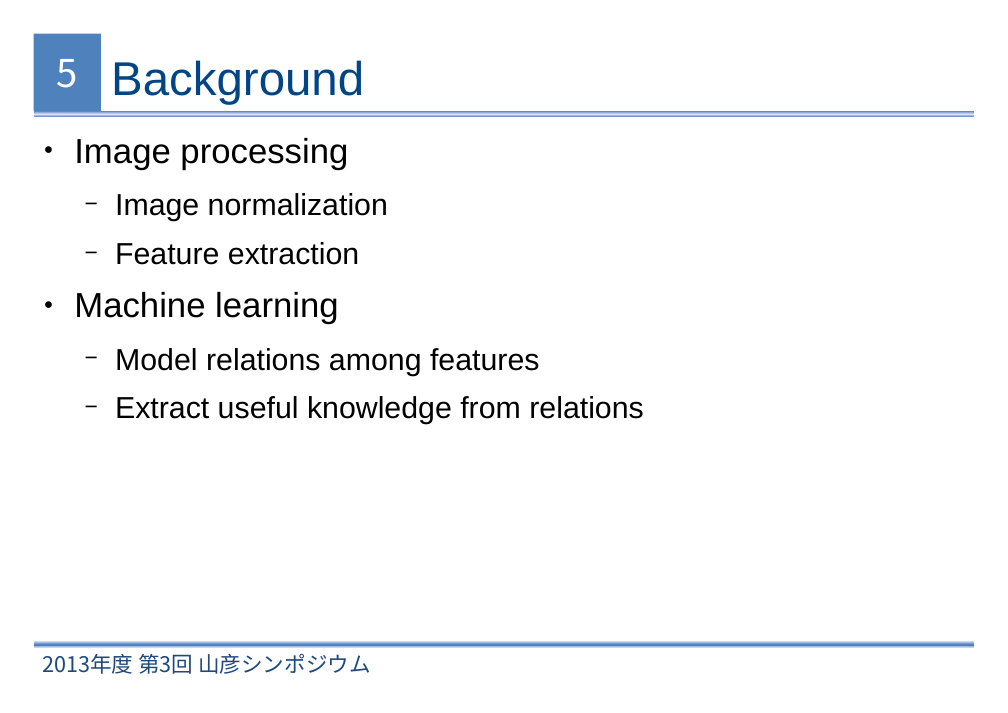
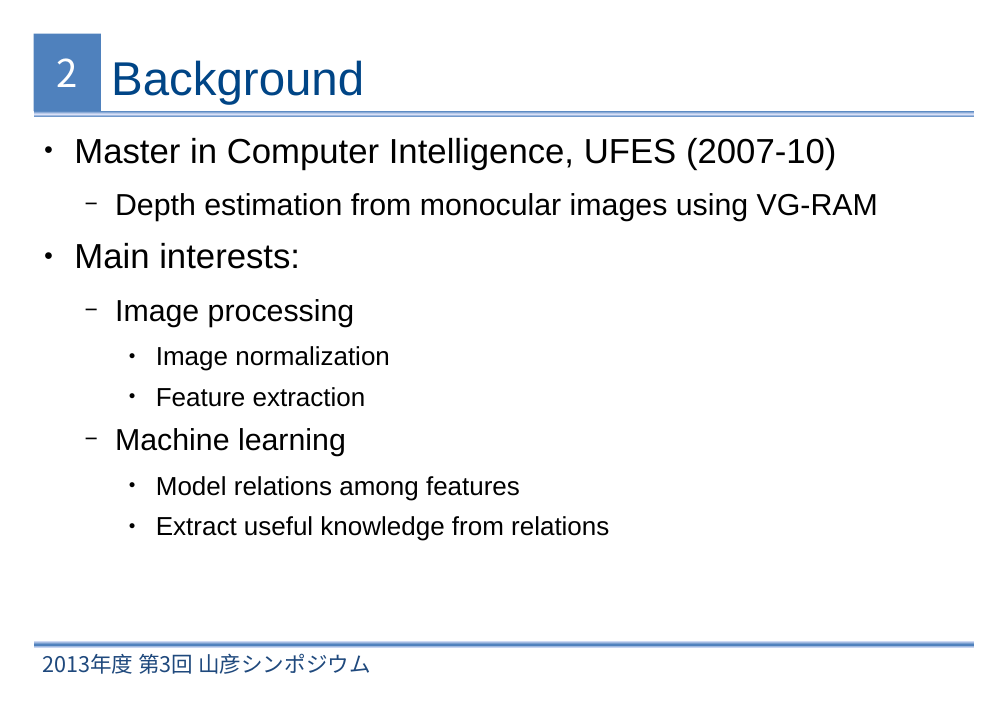
Before and after one commit to xperroni/Yamabiko, a slide deck: slide 2 of 2013-3/Presentation/Monocular Estimation of Spatial Displacement.odp (slide 5 before the commit). Drawn at 1008x713 pixels with LibreOffice and Linux fonts; fonts in the diff are those of the drawing; background and template pictures are left out. Boxes give left, top, right and bottom in pixels: in the first picture for what was removed or moved away, otherwise in the second. Text is boxed around its words. In the diff, an @@ line names an element or a change of style, - is before the commit and + after.

```diff
--- a/2013-3/Presentation/Monocular Estimation of Spatial Displacement.odp
+++ b/2013-3/Presentation/Monocular Estimation of Spatial Displacement.odp
@@ page number at (57,58,78,87): text changed @@
-5
+2
@@ text at (74,138,878,269): paragraphs added @@
+● Master in Computer Intelligence, UFES (2007-10)
+  − Depth estimation from monocular images using VG-RAM
+● Main interests:
@@ text at (115,299,609,541): size 29 to 25.3 pt in "Image processing", "Machine learning"; size 25.3 to 21.7 pt in "Image normalization", "Feature extraction", "Model relations among features", "Extract useful knowledge from relations"; bullet ● to −; list level 1 to 2 in "Image processing"; bullet − to ●; list level 2 to 3 in "Image normalization"; list level 2 to 3 in "Feature extraction"; list level 1 to 2 in "Machine learning"; list level 2 to 3 in "Model relations among features"; list level 2 to 3 in "Extract useful knowledge from relations" @@
```
Also in this commit, not shown: 2 other slides changed, 2 slides removed, 1 other file.
